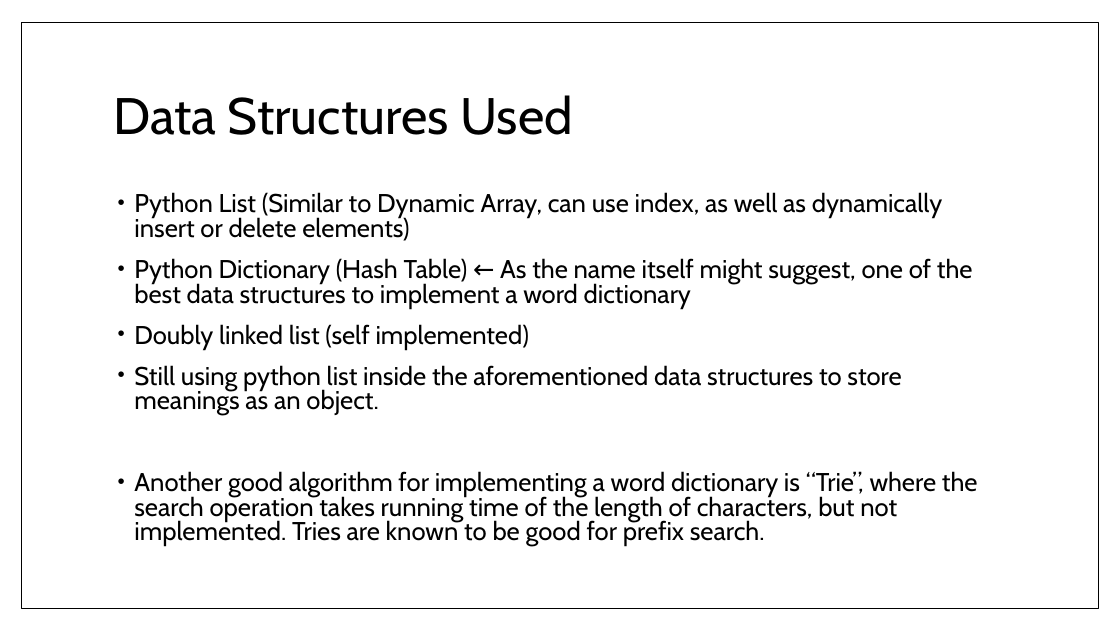
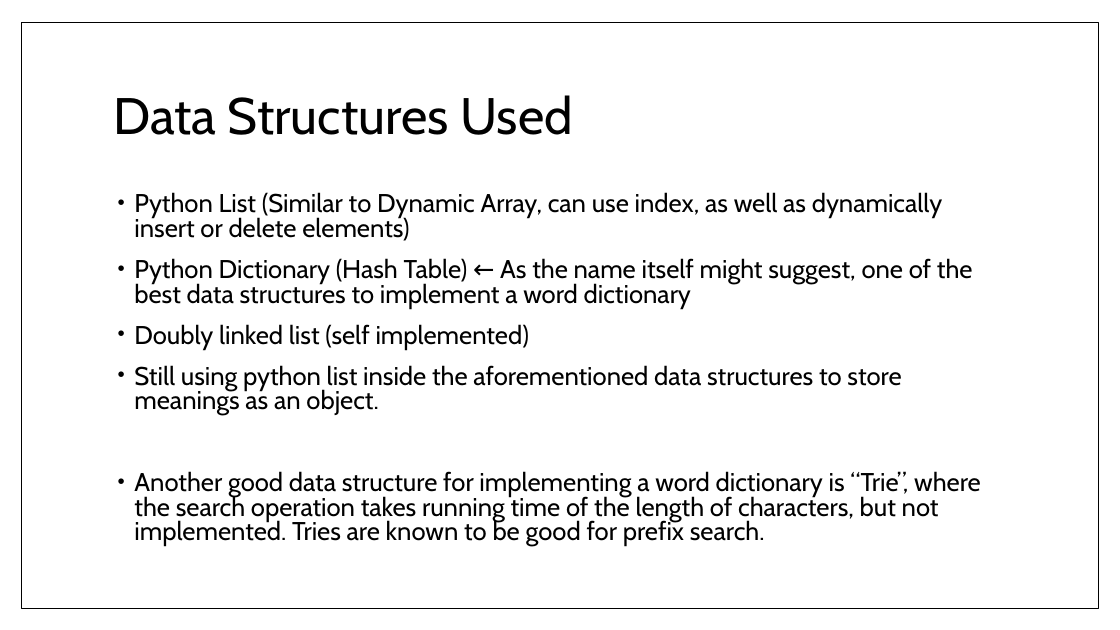
Before and after one commit to diwas-lamsal/English-Dictionary-Python, a slide deck: slide 8 of st122324-Diwas-Lamsal-DSA-Presentation.pptx. Drawn at 1120x630 pixels with LibreOffice and Linux fonts; fonts in the diff are those of the drawing. Boxes give left, top, right and bottom in pixels: in the first picture for what was removed or moved away, otherwise in the second. Text is boxed around its words. In the diff, an @@ line names an element or a change of style, - is before the commit and + after.

```diff
--- a/st122324-Diwas-Lamsal-DSA-Presentation.pptx
+++ b/st122324-Diwas-Lamsal-DSA-Presentation.pptx
@@ text at box(134, 471, 981, 546): text changed @@
-• Another good algorithm for implementing a word dictionary is “Trie”, where the search operation takes running time of the length of characters, but not implemented. Tries are known to be good for prefix search.
+• Another good data structure for implementing a word dictionary is “Trie”, where the search operation takes running time of the length of characters, but not implemented. Tries are known to be good for prefix search.
```
Also in this commit, not shown: 1 other slide changed, 1 other file.
